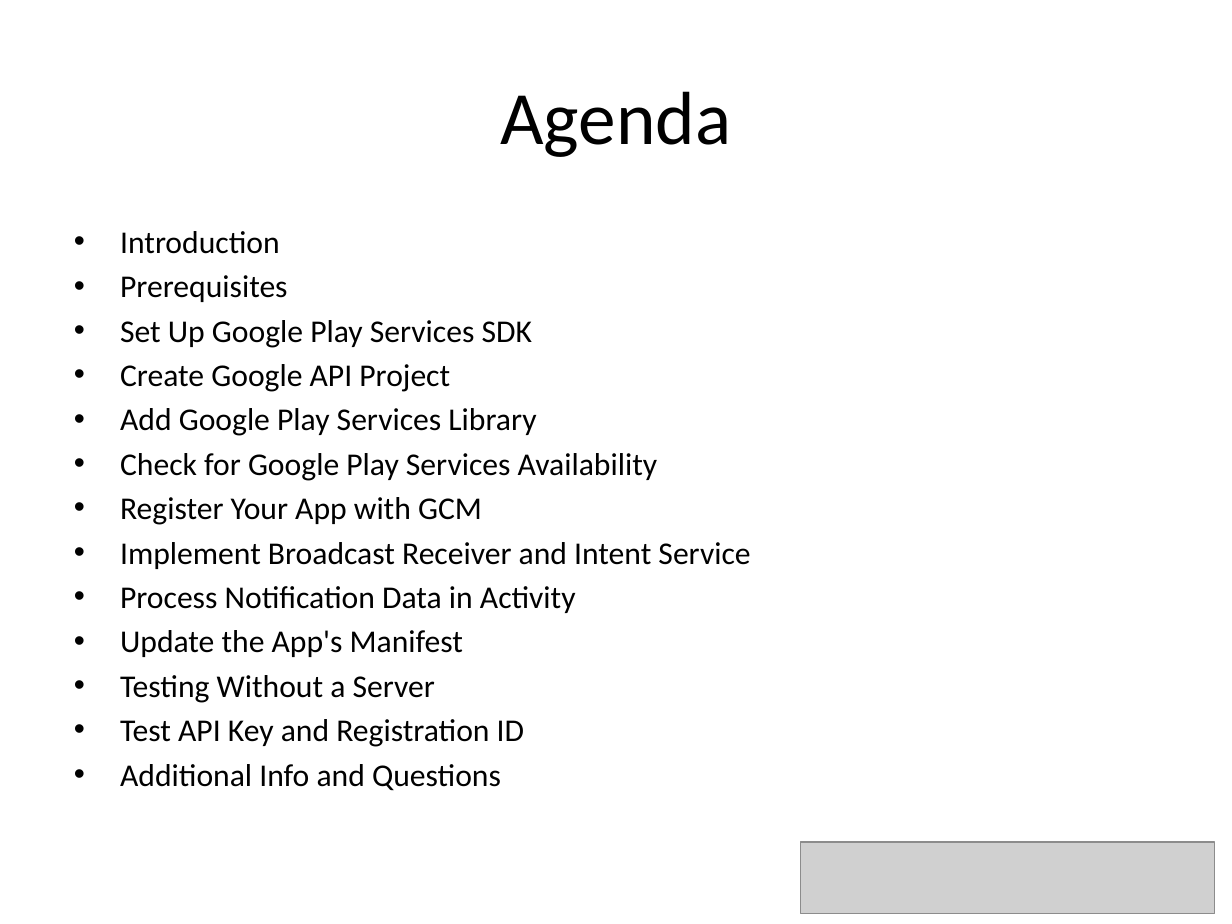
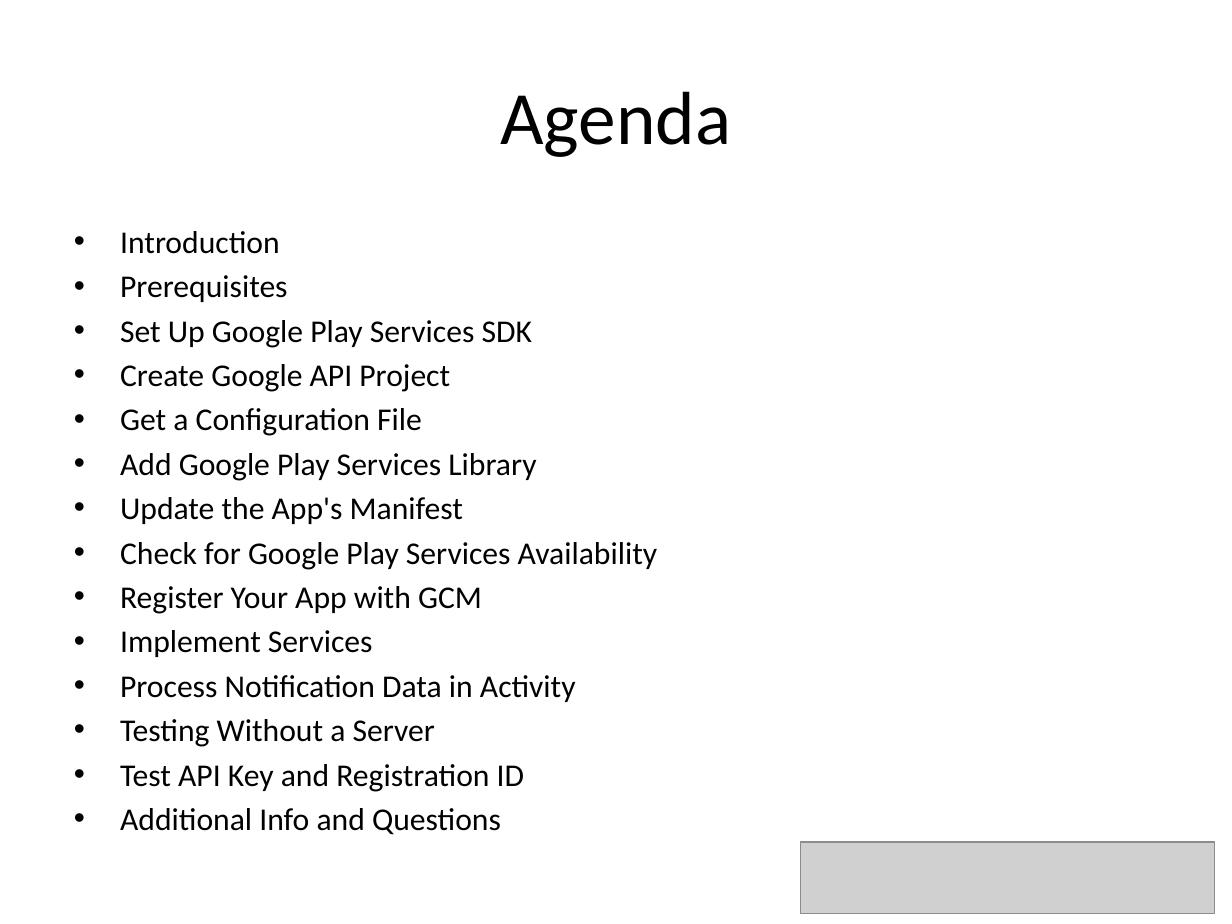
Before and after one commit to LeadingEDJE/MobilePushNotification, a slide deck: slide 4 of Implementing Push Notification in Android.pptx (slide 2 before the commit). Drawn at 1232x924 pixels with LibreOffice and Linux fonts; fonts in the diff are those of the drawing; grey boxes stand for pictures; background and template pictures are left out. Boxes give left, top, right and bottom in pixels: in the first picture for what was removed or moved away, otherwise in the second. Text is boxed around its words. In the diff, an @@ line names an element or a change of style, - is before the commit and + after.

```diff
--- a/Implementing Push Notification in Android.pptx
+++ b/Implementing Push Notification in Android.pptx
@@ text at (120,408,422,436): paragraph added @@
+• Get a Configuration File
@@ text at (120,497,463,524): paragraph added @@
+• Update the App's Manifest
@@ text at (120,630,373,657): text changed @@
-• Implement Broadcast Receiver and Intent Service
+• Implement Services
@@ text at (120,630,463,657): paragraph removed @@
-• Update the App's Manifest
```
Also in this commit, not shown: 9 other slides changed, 2 slides added, 2 slides removed.
